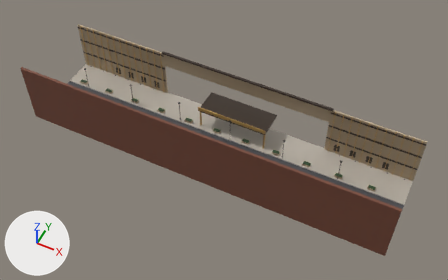
A saved change to the glTF model www/bake/street.glb.
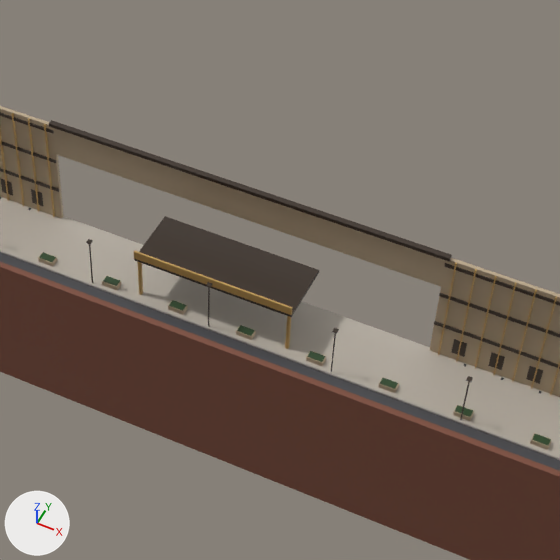
Each version is shown whole from a 50 mm camera at (44.6, -118.1, 114.4) aimed at (1.0, -30.8, 5.4), then close up on the part from 31% to 85% of the width and 0% to 85% of the height. The lights are fixed; the arrows at lower left show +X, +Y and +Z. The first two pictures are the older version. Vertices at exactly the same position are counted once.

In view in the first close-up: 'street'.
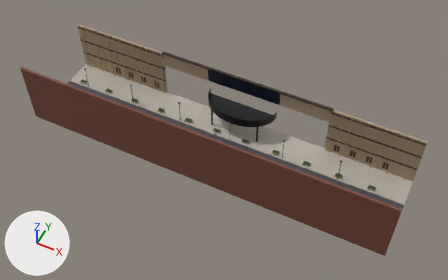
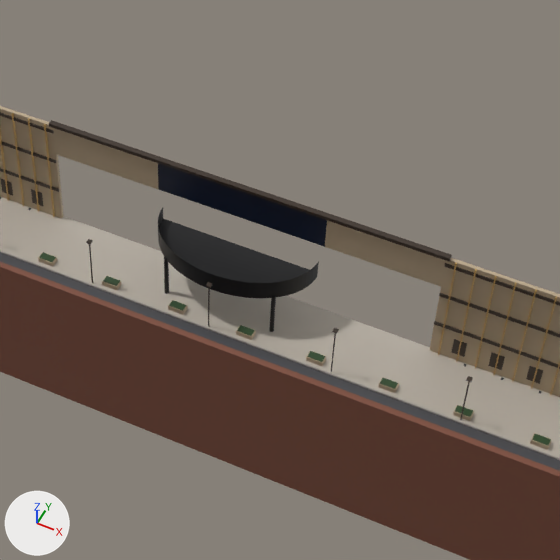
Diff of the bpy script that builds the scene:
```diff
--- a/www/bake/street.glb.py
+++ b/www/bake/street.glb.py
@@ me_street @@
 # used by ob_street; location = (0.0, 0.0, 0.0)
-me_street.from_pydata(...)  # 984 vertices, 1580 faces; spans x -48.0..44.0, y -40.6..-18.0, z -0.4..16.0
+me_street.from_pydata(...)  # 2731 vertices, 3030 faces; spans x -48.0..44.0, y -40.6..-18.0, z -0.4..16.0
+# me_street part 1: the loose piece of 40 vertices spanning x -8.8..-8.4, y -24.8..-24.4, z 0.0..5.2 is deleted
+# me_street part 2: the loose piece of 40 vertices spanning x 8.4..8.8, y -24.8..-24.4, z 0.0..5.2 is deleted
+# me_street part 3: 16 vertices removed from x -9.0..9.0, y -25.1..-18.0, z 5.2..6.6; 1843 vertices added at x -9.5..9.5, y -25.0..-18.0, z 0.0..13.5
 me_street.materials.append(mat_defaultmaterial)
```

Where the change shows, as pixel boxes (x1, y1, x2, y2) in the close-ups (560 x 560 px):
part 1 of me_street, deleted
    before: (138, 262, 143, 295)
part 2 of me_street, deleted
    before: (285, 316, 291, 349)
part 3 of me_street, reshaped
    before: (134, 216, 319, 317)
    after: (53, 128, 446, 332)
